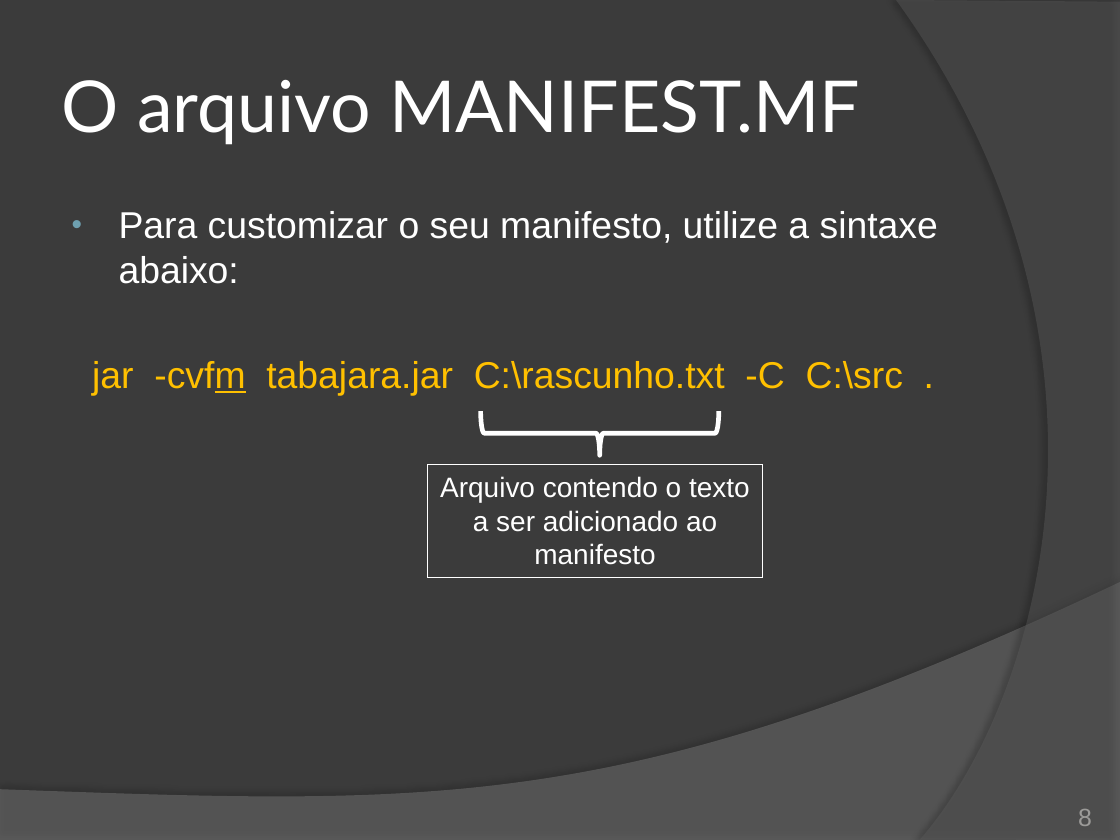
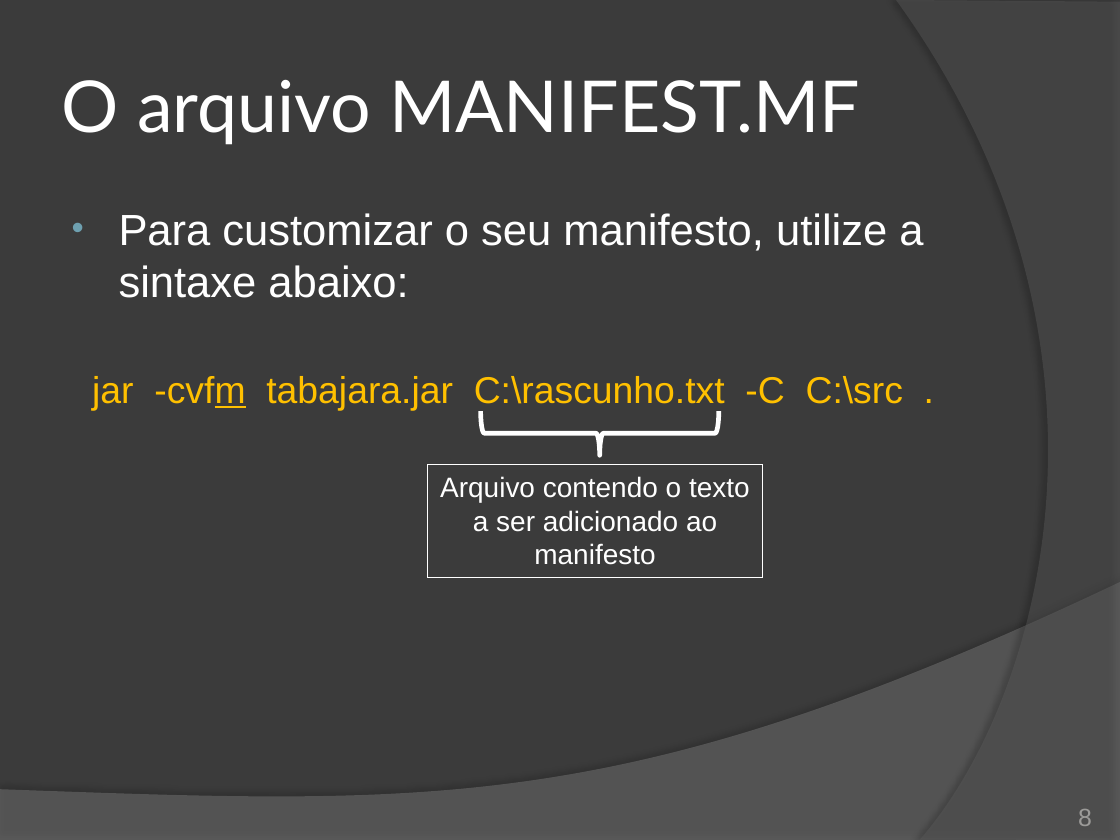
Before and after one commit to duchesqui/slzvieira-training, a slide deck: slide 8 of 2-Java-Programmer-Modulo-II/15.Capitulo09.pptx. Drawn at 1120x840 pixels with LibreOffice and Linux fonts; fonts in the diff are those of the drawing. Boxes give left, top, right and bottom in pixels: in the first picture for what was removed or moved away, otherwise in the second. Text is boxed around its words. In the diff, an @@ line names an element or a change of style, - is before the commit and + after.

```diff
--- a/2-Java-Programmer-Modulo-II/15.Capitulo09.pptx
+++ b/2-Java-Programmer-Modulo-II/15.Capitulo09.pptx
@@ text at (119,213,923,298): size 24 to 28 pt in "Para customizar o seu manifesto, utilize a ..." @@
```
Also in this commit, not shown: 4 other slides changed, 2 slides added, 3 other files.
